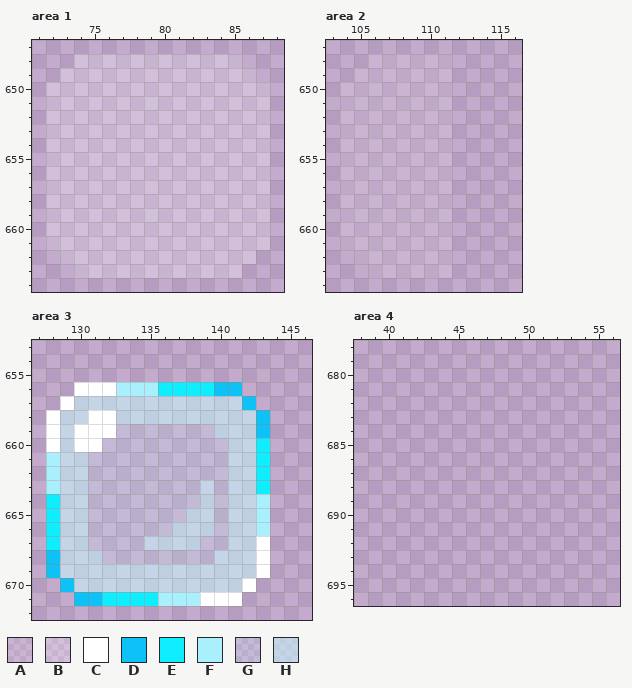
Pixel-art file -- Leore/Content/effects.aseprite. Above is the file before it was changed.
320x1280 pixels, 1 frame. Colours within 5 levels of each other are drawn and written as one. Shown: area 1: x 71..88, y 647..664; area 2: x 103..116, y 647..664; area 3: x 127..146, y 653..672; area 4: x 38..56, y 678..696. The commit also changed other parts of the picture, which this record leaves out.
Palette (. is transparent): A #ffffff1f  B #ffffff3f  C #ffffff  D #0ec2f7  E #0eeeff  F #a9effc  G #c5f9ff31  H #c5f9ff8b
Pixels before, area 1, first column x 72:
648 ..BBBBBBBBBBBB..
649 .BBBBBBBBBBBBBB.
650 BBBBBBBBBBBBBBBB
651 BBBBBBBBBBBBBBBB
652 BBBBBBBBBBBBBBBB
653 BBBBBBBBBBBBBBBB
654 BBBBBBBBBBBBBBBB
655 BBBBBBBBBBBBBBBB
656 BBBBBBBBBBBBBBBB
657 BBBBBBBBBBBBBBBB
658 BBBBBBBBBBBBBBBB
659 BBBBBBBBBBBBBBBB
660 BBBBBBBBBBBBBBBB
661 BBBBBBBBBBBBBBBB
662 .BBBBBBBBBBBBBB.
663 ..BBBBBBBBBBBB..
Pixels before, area 2, first column x 104:
648 ..AAAAAA
649 .AAAAAAA
650 AAAAAAAA
651 AAAAAAAA
652 AAAAAAAA
653 AAAAAAAA
654 AAAAAAAA
655 AAAAAAAA
656 AAAAAAAA
657 AAAAAAAA
658 AAAAAAAA
659 AAAAAAAA
660 AAAAAAAA
661 AAAAAAAA
662 .AAAAAAA
663 ..AAAAAA
Pixels before, area 3, first column x 128:
656 ..CCCFFFEEEEDD..
657 .CHHHHHHHHHHHHD.
658 CHHCCHHHHHHHHHHD
659 CHCCCGGGGGGGHHHD
660 CHCCGGGGGGGGGHHE
661 FHHGGGGGGGGGGHHE
662 FHHGGGGGGGGGGHHE
663 FHHGGGGGGGGHGHHE
664 EHHGGGGGGGGHGHHF
665 EHHGGGGGGGHHGHHF
666 EHHGGGGGGHHHGHHF
667 EHHGGGGHHHHGGHHC
668 DHHHGGGGGGGGHHHC
669 DHHHHHHHHHHHHHHC
670 .DHHHHHHHHHHHHC.
671 ..DDEEEEFFFCCC..
The same view after the edit:
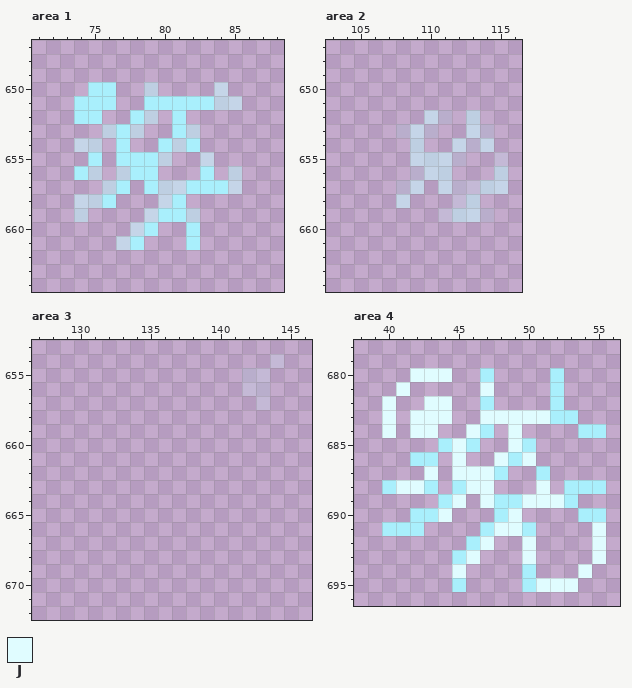
Colours new in this view: J #e0fcff
Change:
Changed rows in their new state; - is an unchanged pixel.
Area 1:
first column x 72:
648 --............--
649 -..............-
650 ...FF..H....H...
651 ..FFF..FFFFFHH..
652 ..FF..FH.F......
653 ....HFH..FH.....
654 ..HH.F..FHF.....
655 ...F.FFFH..H....
656 ..FH.HFF...F.H..
657 ....HF.FHHFFFH..
658 ..HHF...HF......
659 ..H....HFFH.....
660 ......HF..F.....
661 .....HF...F.....
662 -..............-
663 --............--
Area 2:
first column x 104:
648 --......----
649 -.......----
650 ........----
651 ........----
652 ......HG-H--
653 ....GHG.-HG-
654 .....H..HGH-
655 .....HHHG--G
656 .....GHH---H
657 ....GH.HGGHH
658 ....H...GH--
659 .......GHHG-
660 ........----
661 ........----
662 -.......----
663 --......----
Area 3:
first column x 128:
654 ----------------G
655 --------------GG-
656 --............GG-
657 -..............G-
658 ................-
659 ................-
660 ................-
661 ................-
662 ................-
663 ................-
664 ................-
665 ................-
666 ................-
667 ................-
668 ................-
669 ................-
670 -..............--
671 --............---
Area 4:
first column x 40:
680 --JJJ--F----F---
681 -J-----J----F---
682 J--JJ--F----F---
683 J-JJJ--JJJJJFF--
684 J-JJ--JF-J----FF
685 ----FJF--JF-----
686 --FF-J--JFJ-----
687 ---J-JJJF--F----
688 FJJF-FJJ---J-FFF
689 ----FJ-JFFJJJF--
690 --FFJ---FJ----FF
691 FFF----FJJF----J
692 ------FJ--J----J
693 -----FJ---J----J
694 -----J----F---J-
695 -----F----FJJJ--
Boxes around the changes in both pictures, in picture pixels (x1, y1, x2, y2):
changed: (46, 54, 270, 278)
changed: (340, 54, 508, 278)
changed: (46, 354, 284, 606)
added: (382, 368, 606, 592)
